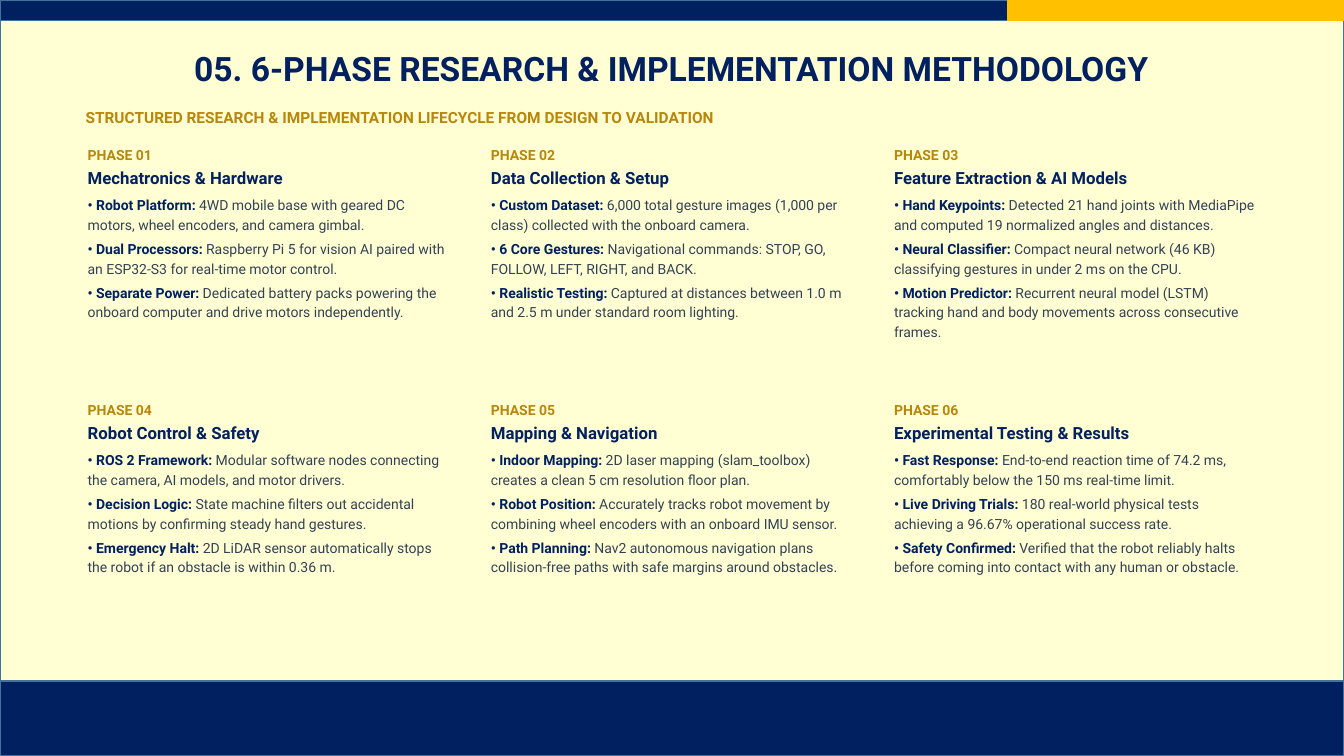
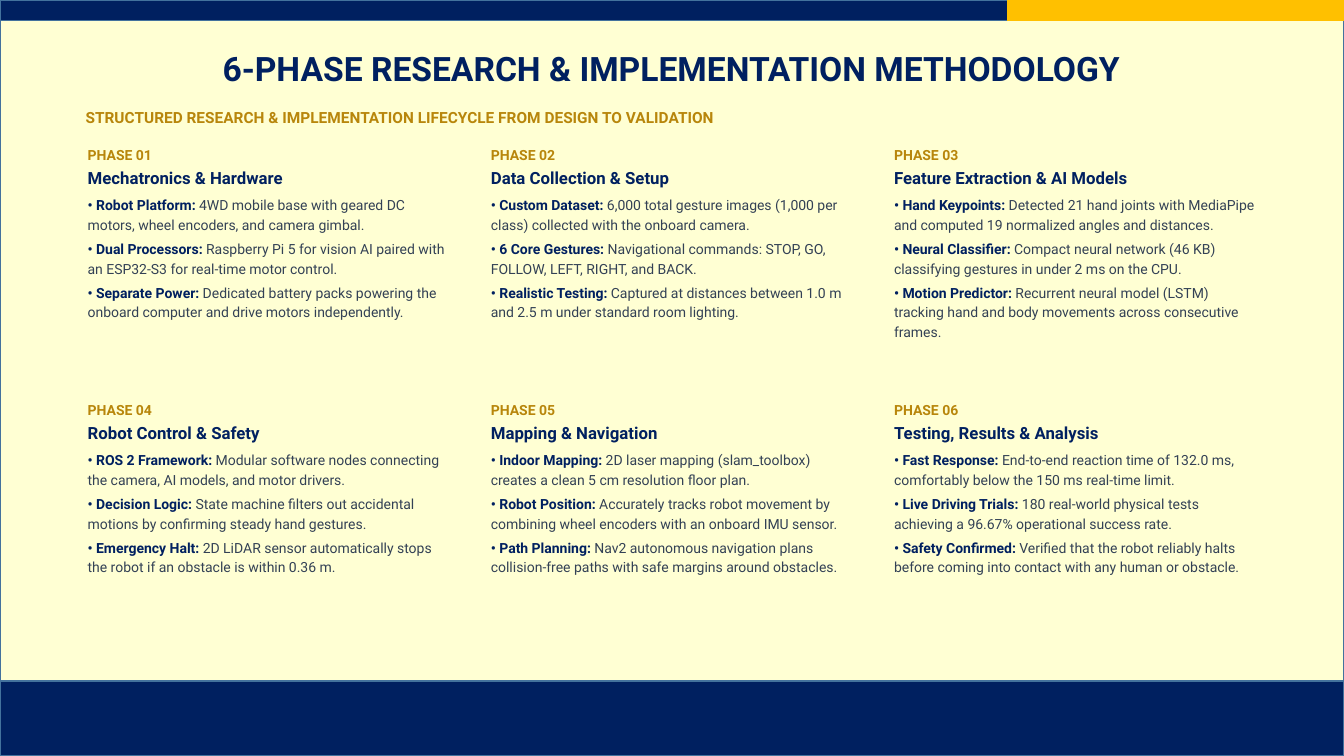
Before and after one commit to AJFACULTY/Intention-Recognition, a slide deck: slide 7 of write_up/Project Final Defense Slides_FINAL.pptx. Drawn at 1344x756 pixels with LibreOffice and Linux fonts; fonts in the diff are those of the drawing; background and template pictures are left out. Boxes give left, top, right and bottom in pixels: in the first picture for what was removed or moved away, otherwise in the second. Text is boxed around its words. In the diff, an @@ line names an element or a change of style, - is before the commit and + after.

Commit message:
fix: remove unproven eye blink wording, harmonize all 15 slide titles with outline, and eliminate discrepancies

```diff
--- a/write_up/Project Final Defense Slides_FINAL.pptx
+++ b/write_up/Project Final Defense Slides_FINAL.pptx
@@ title at (223,56,1119,82): text changed @@
-05. 6-PHASE RESEARCH & IMPLEMENTATION METHODOLOGY
+6-PHASE RESEARCH & IMPLEMENTATION METHODOLOGY
@@ text at (894,426,1234,488): text changed @@
-Experimental Testing & Results
-• Fast Response: End-to-end reaction time of 74.2 ms, comfortably below the 150 ms real-time limit.
+Testing, Results & Analysis
+• Fast Response: End-to-end reaction time of 132.0 ms, comfortably below the 150 ms real-time limit.
```
Also in this commit, not shown: 12 other slides changed, 15 other files.
